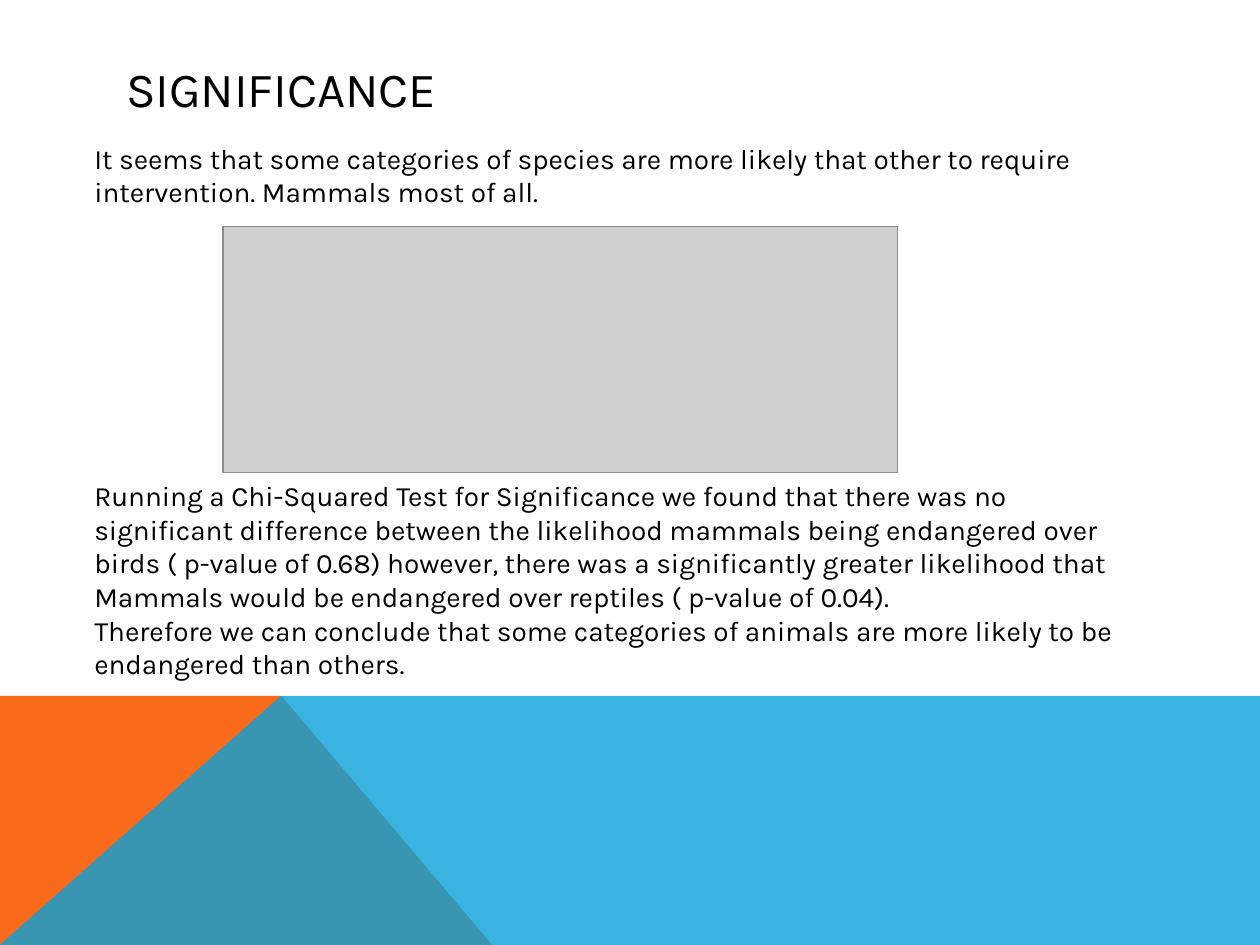
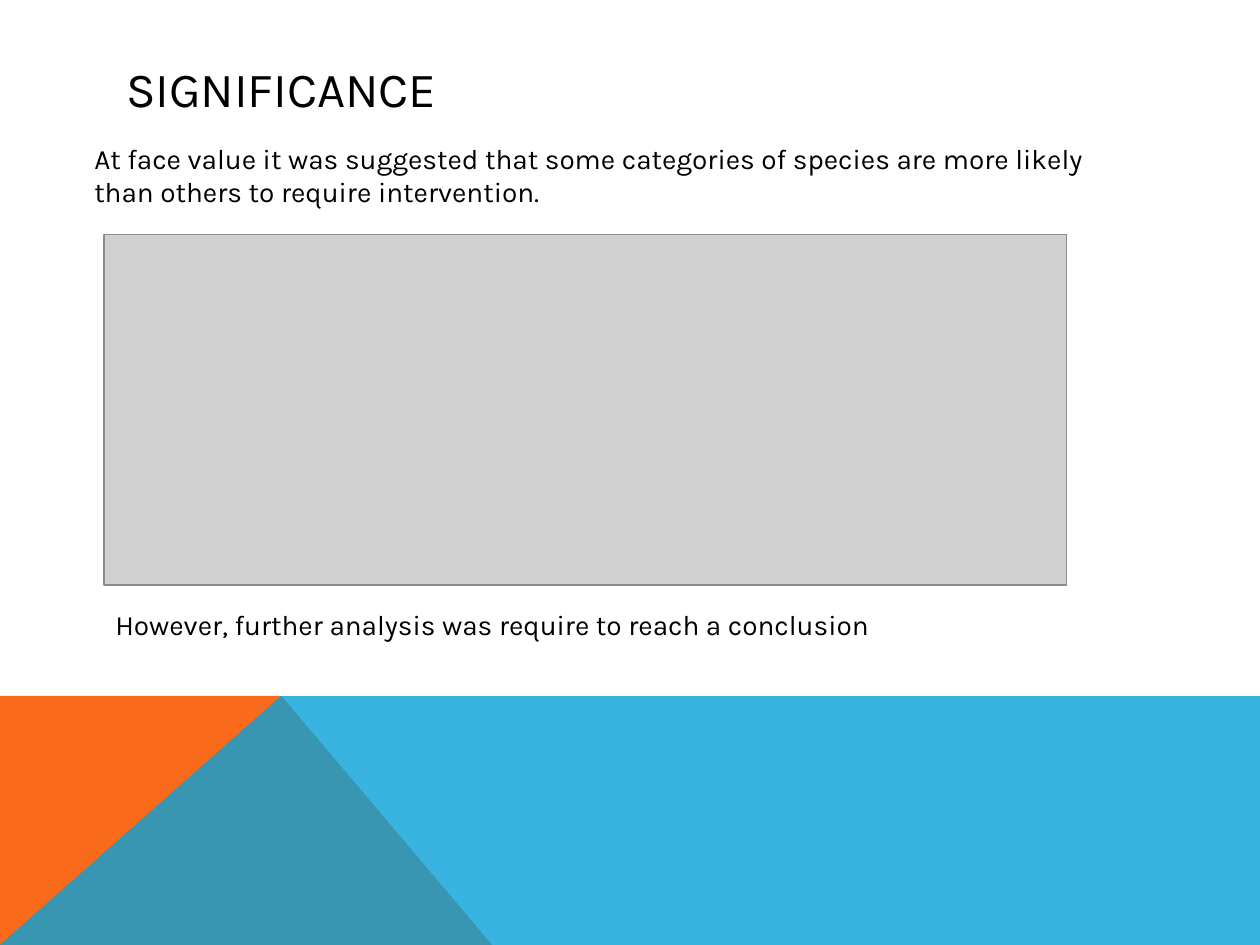
Before and after one commit to cjgreen49/intro-data-capstone-biodiversity, a slide deck: slide 4 of Intro to Data analysis/CG Codecademy Data Analysis.pptx (slide 3 before the commit). Drawn at 1260x945 pixels with LibreOffice and Linux fonts; fonts in the diff are those of the drawing; grey boxes stand for pictures. Boxes give left, top, right and bottom in pixels: in the first picture for what was removed or moved away, otherwise in the second. Text is boxed around its words. In the diff, an @@ line names an element or a change of style, - is before the commit and + after.

```diff
--- a/Intro to Data analysis/CG Codecademy Data Analysis.pptx
+++ b/Intro to Data analysis/CG Codecademy Data Analysis.pptx
@@ text at (94, 149, 1082, 209): text changed @@
-It seems that some categories of species are more likely that other to require intervention. Mammals most of all.
+At face value it was suggested that some categories of species are more likely than others to require intervention.
@@ picture: place and size @@
-picture at (223, 227, 897, 472)
+picture at (105, 234, 1067, 585)
@@ text removed at (94, 486, 1112, 681) @@
-Running a Chi-Squared Test for Significance we found that there was no significant difference between the likelihood mammals being endangered over birds ( p-value of 0.68) however, there was a significantly greater likelihood that Mammals would be endangered over reptiles ( p-value of 0.04).
-Therefore we can conclude that some categories of animals are more likely to be endangered than others.
@@ text added at (115, 615, 869, 642), 16 pt, text #000000 @@
+However, further analysis was require to reach a conclusion
```
Also in this commit, not shown: 2 other slides changed, 2 slides added, 3 other files.
